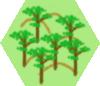
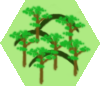
Layered file, before and after one edit (100x86). Changes by layer:
painted on "Hills" over box(12, 11, 84, 77)
